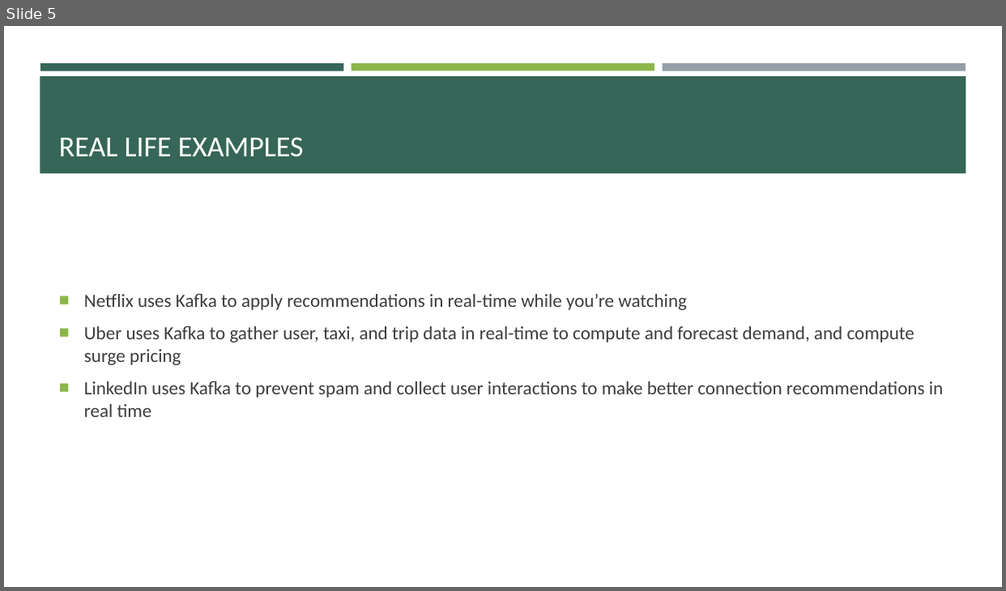
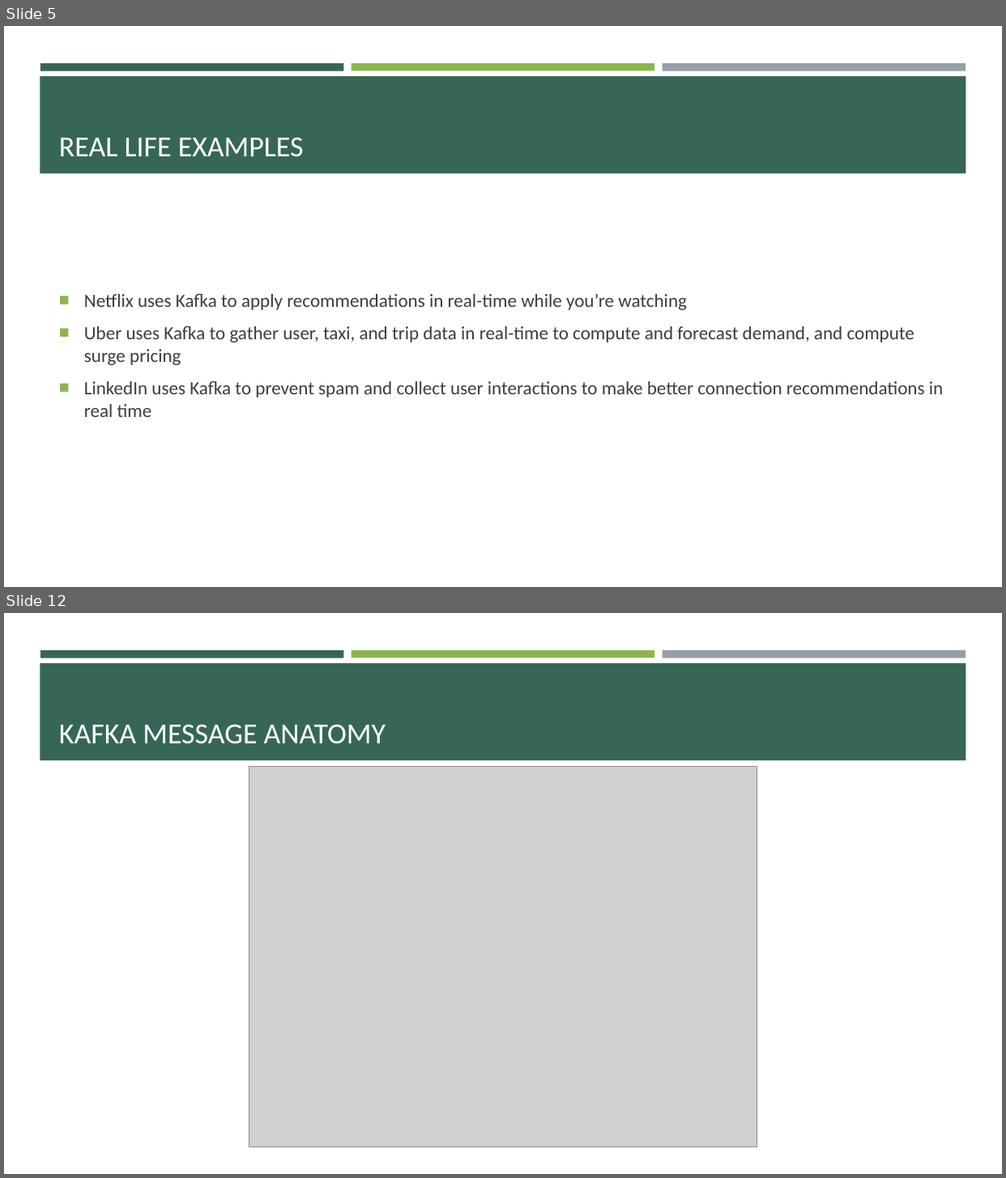
Before and after one commit to e-m-wilson/data_engineering, a slide deck: kafka/Kafka.pptx. Shown one above the other, each under a label of ours: slide 5 before the commit, slides 5 and 12 after it; the slides between them are not shown. The pictures are 1006x591 and 1006x1178 pixels, drawn with LibreOffice and Linux fonts; fonts in the diff are those of the drawing; grey boxes stand for pictures. Boxes give left, top, right and bottom in pixels: in the first picture for what was removed or moved away, otherwise in the second. Text is boxed around its words. In the diff, an @@ line names an element or a change of style, - is before the commit and + after.

```diff
--- a/kafka/Kafka.pptx
+++ b/kafka/Kafka.pptx
@@ slide 12 added at (x1=4, y1=613, x2=1002, y2=1174), background #FFFFFF; not listed: 4 template elements that a slide beside it also shows @@
@@ title added at (x1=59, y1=724, x2=386, y2=744), 28 pt, text #FFFFFF @@
+KAFKA MESSAGE ANATOMY
@@ picture added at (x1=249, y1=766, x2=758, y2=1148) @@
```
Also in this commit, not shown: 32 other slides added, 2 other files.
